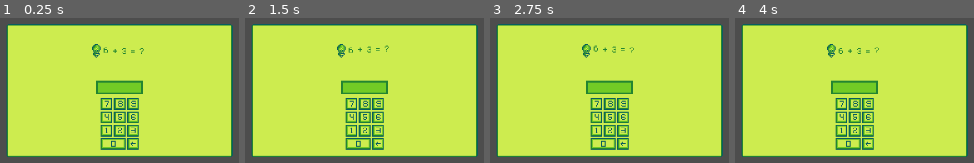
Above: before the commit, frames 1-4 (left to right).
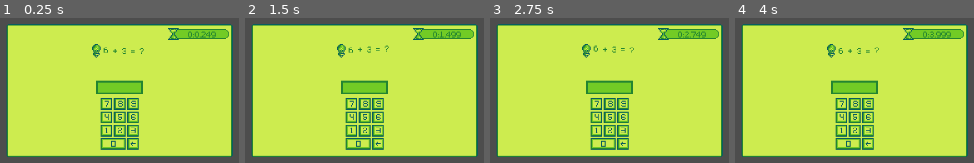
Above: after the commit, the same moments.

Repository: Matheuspimentell/Math-Hero
Game: Godot game, scene res://levels/time attack/time_attack.tscn
The game is run twice, just before and just after one commit, with the same random seed, the same clock (stepped at 60 frames per second) and the same inputs. This scene is started directly instead of the project's main scene.
Inputs:
- Up to frame 1 (0.25 s): no input
- Up to frame 2 (1.5 s): tap Enter (accept) at 0.5, 0.6, 1.25, 1.35 s; hold D (move_right) from 0.53 s (still down); tap Space (jump) at 0.77 s
- Up to frame 3 (2.75 s): tap Space (jump) at 1.52 s; tap Enter (accept) at 2, 2.3 s; release D (move_right) at 2.03 s; hold A (move_left) from 2.03 s (still down); tap Keypad 0 (number0) at 2.1 s
- Up to frame 4 (4 s): tap Enter (accept) at 2.75, 3.05, 3.5, 3.8 s; release A (move_left) at 2.78 s; hold D (move_right) from 2.78 s (still down); tap Keypad 1 (number1) at 2.85 s; tap Space (jump) at 3.02, 3.77 s; tap Keypad 2 (number2) at 3.6 s

The runs differ from the first frame. In frame 1, 1.7% of the frame differs, in the area x 70-96%, y 6-16%; in frame 2, 1.7%; in frame 3, 1.7%; in frame 4, 1.7%.

Commit message:
Feature: Added new timer logic

Diff:
--- a/levels/time attack/password_screen.tscn
+++ b/levels/time attack/password_screen.tscn
@@ -11,6 +11,8 @@
 [ext_resource type="AudioStream" uid="uid://b4h15hqrnsyqu" path="res://audio/wrong_answer.wav" id="8_kb4hj"]
 [ext_resource type="AudioStream" uid="uid://b72b2p4wyknva" path="res://audio/click.wav" id="9_uwkc0"]
 [ext_resource type="AudioStream" uid="uid://b5igkc5vmok0q" path="res://audio/error.wav" id="10_nmb1b"]
+[ext_resource type="Texture2D" uid="uid://dueyywkq4ggdq" path="res://media/art/TileSet/timer.png" id="12_nb35o"]
+[ext_resource type="Script" path="res://models/timer.gd" id="13_2y12n"]
 
 [sub_resource type="AtlasTexture" id="AtlasTexture_a7ojs"]
 atlas = ExtResource("3_v12f2")
@@ -579,3 +581,19 @@
 offset_bottom = 23.0
 theme = ExtResource("4_ybfpn")
 horizontal_alignment = 1
+
+[node name="timer" type="Sprite2D" parent="."]
+position = Vector2(96, -68)
+texture = ExtResource("12_nb35o")
+script = ExtResource("13_2y12n")
+
+[node name="CenterContainer" type="CenterContainer" parent="timer"]
+offset_left = -25.7372
+offset_top = -7.17477
+offset_right = 32.2628
+offset_bottom = 5.82523
+
+[node name="Label" type="Label" parent="timer/CenterContainer"]
+layout_mode = 2
+theme = ExtResource("4_ybfpn")
+text = "00:00.000"
--- a/models/operations/sum/sum_generator.gd
+++ b/models/operations/sum/sum_generator.gd
@@ -55,7 +55,6 @@
 
 func gen_two_digit_restricted(quantity: int) -> Array:
 	var operations: Array = []
-
 	for a in range(10,99):
 		for b in range(10,99):
 			if(((a%10)+(b%10)<10) and (a/10)+(b/10)<10):
--- /dev/null
+++ b/models/timer.gd
@@ -0,0 +1,19 @@
+extends Sprite2D
+
+@onready var timer_label = $CenterContainer/Label
+var current_time: float
+
+func _ready():
+	current_time = 0.0
+
+# Use a signal from password screen to stop timer and get elapsed time similarly to the function below
+func _input(_event):
+	if Input.is_action_just_pressed('accept'):
+		print("%0.2d:%0.2d.%0.3d" % [fmod(current_time,3600)/60,fmod(current_time,60),fmod(current_time,1)*1000])
+
+func _process(delta):
+	current_time += delta
+	var ms = fmod(current_time, 1) * 1000
+	var sec = fmod(current_time, 60)
+	var minutes = fmod(current_time, 3600) / 60
+	timer_label.text = "%0.2d:%0.2d.%0.3d" % [minutes, sec, ms]
--- /dev/null
+++ b/scenes/menu/main_menu.tscn
@@ -0,0 +1,3 @@
+[gd_scene format=3 uid="uid://cw60fwhu5jalm"]
+
+[node name="Node2D" type="Node2D"]
Not shown: 1 places in levels/time attack/password_screen.tscn that only renumber resources
Binary file added: media/art/TileSet/menu-button.aseprite
Binary file added: media/art/TileSet/timer.aseprite
Binary file added: media/art/TileSet/timer.png
